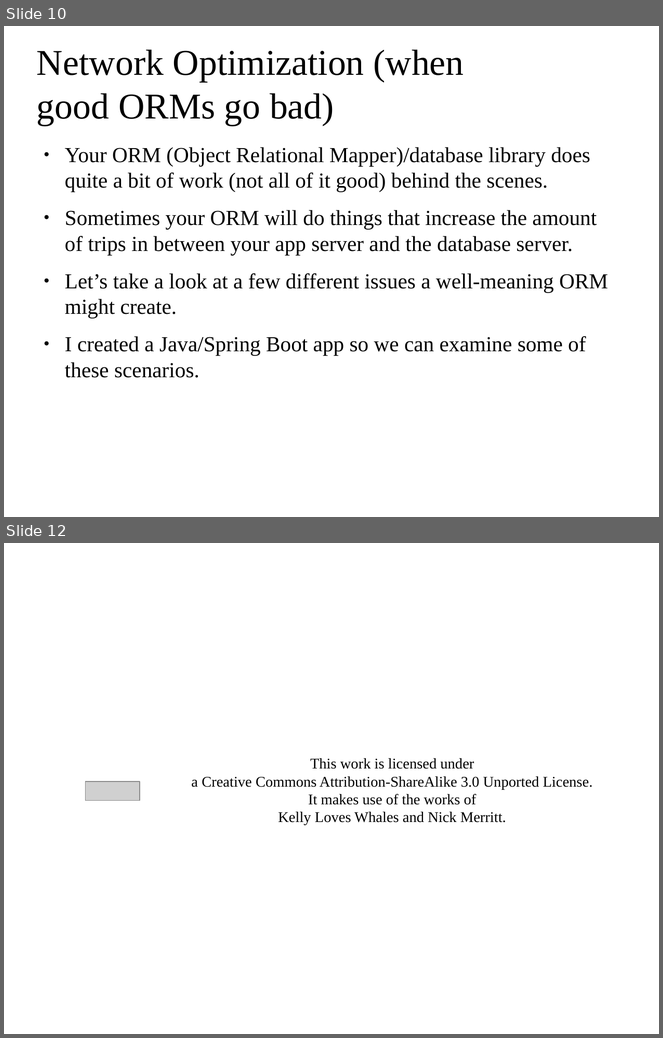
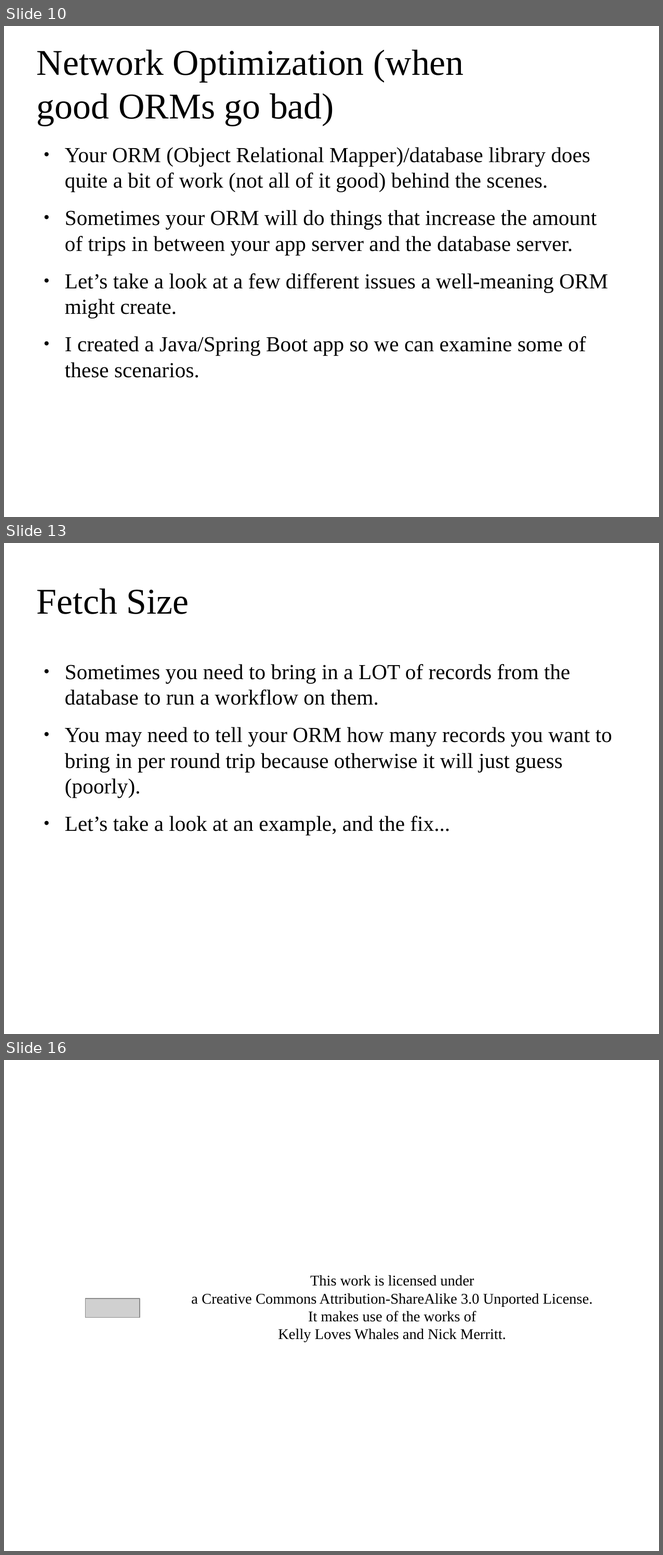
Before and after one commit to aaronFranssell/performance-tuning-and-jmeter, a slide deck: presentation.odp. Shown one above the other, each under a label of ours: slides 10 and 12 before the commit, slides 10, 13 and 16 after it; the slides between them are not shown. The pictures are 663x1038 and 663x1555 pixels, drawn with LibreOffice and Linux fonts; fonts in the diff are those of the drawing; grey boxes stand for pictures; background and template pictures are left out. Boxes give left, top, right and bottom in pixels: in the first picture for what was removed or moved away, otherwise in the second. Text is boxed around its words. In the diff, an @@ line names an element or a change of style, - is before the commit and + after.

```diff
--- a/presentation.odp
+++ b/presentation.odp
@@ slide 13 added at (x1=4, y1=543, x2=659, y2=1034), background picture (left out) @@
@@ title added at (x1=37, y1=588, x2=189, y2=614), 44 pt, text #000000 @@
+Fetch Size
@@ text added at (x1=65, y1=664, x2=612, y2=836), 26 pt, text #000000 @@
+● Sometimes you need to bring in a LOT of records from the database to run a workflow on them.
+● You may need to tell your ORM how many records you want to bring in per round trip because otherwise it will just guess (poorly).
+● Let’s take a look at an example, and the fix...
@@ what was slide 12 is now slide 16 @@
```
Also in this commit, not shown: 3 other slides added, 2 other files.
